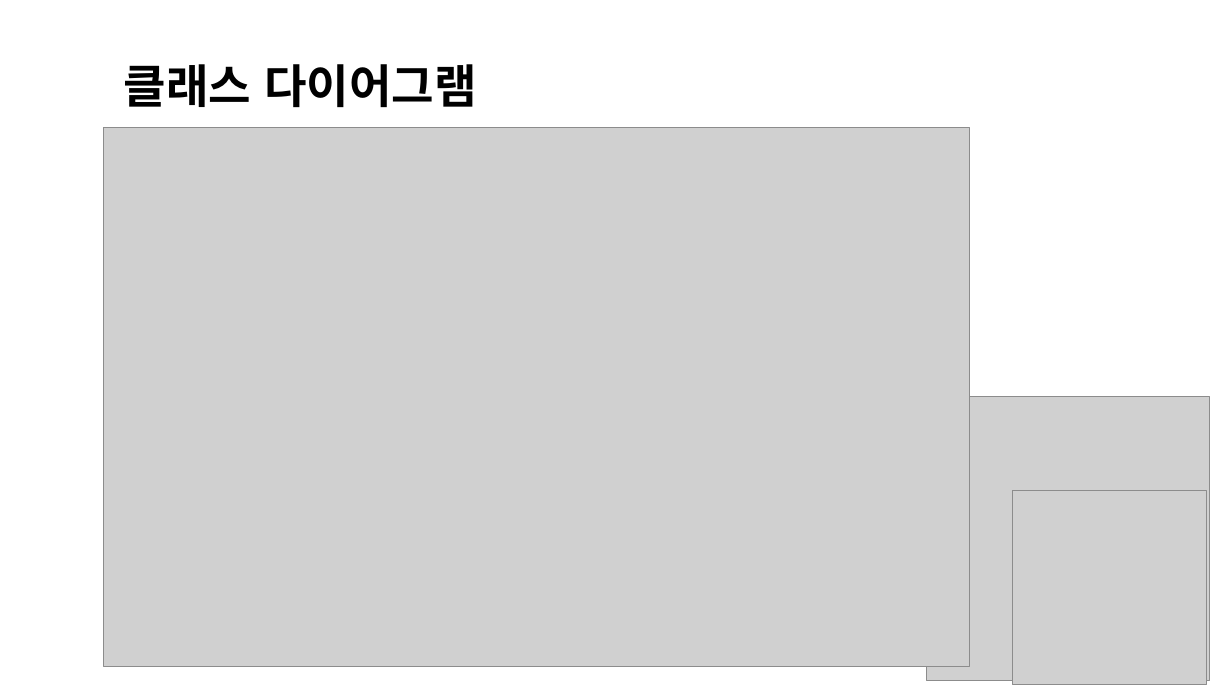
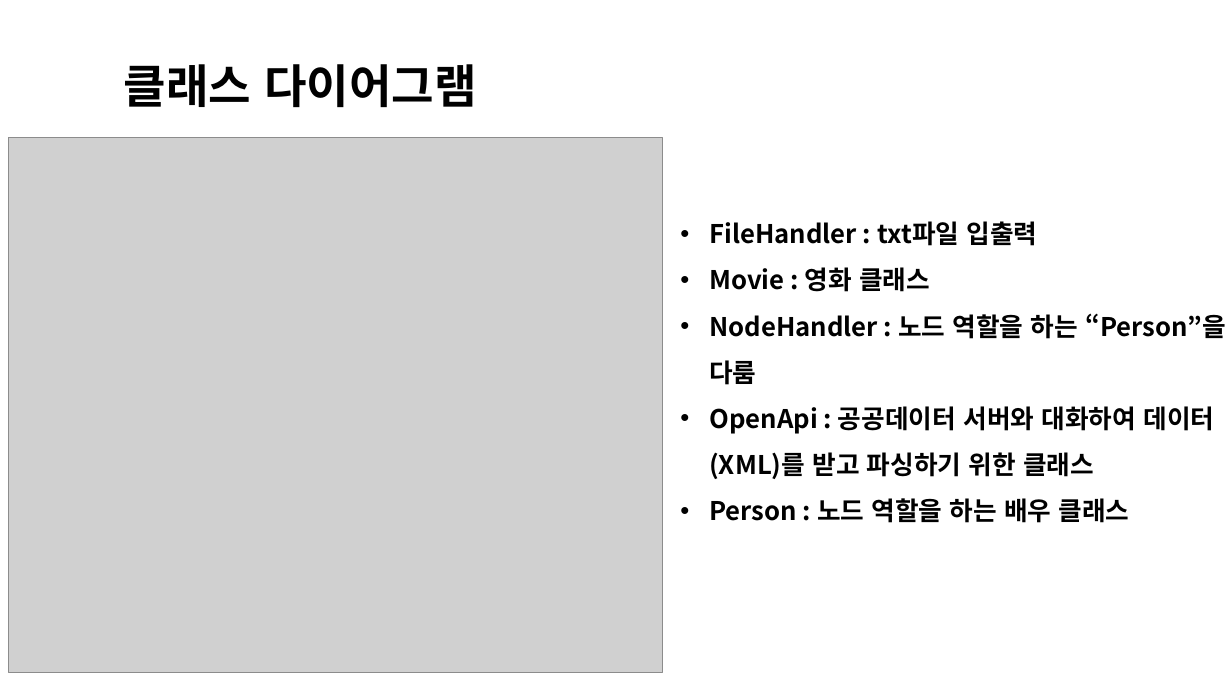
Before and after one commit to mydream757/Design-of-DataStructure, a slide deck: slide 4 of 3. Implementation.pptx. Drawn at 1232x693 pixels with LibreOffice and Linux fonts; fonts in the diff are those of the drawing; grey boxes stand for pictures; background and template pictures are left out. Boxes give left, top, right and bottom in pixels: in the first picture for what was removed or moved away, otherwise in the second. Text is boxed around its words. In the diff, an @@ line names an element or a change of style, - is before the commit and + after.

```diff
--- a/3. Implementation.pptx
+++ b/3. Implementation.pptx
@@ picture: place and size @@
-picture at (104,128,970,667)
+picture at (8,138,663,672)
@@ text added at (709,221,1226,523), 20 pt, text #000000, bold @@
+• FileHandler : txt파일 입출력
+• Movie : 영화 클래스
+• NodeHandler : 노드 역할을 하는 “Person”을 다룸
+• OpenApi : 공공데이터 서버와 대화하여 데이터(XML)를 받고 파싱하기 위한 클래스
+• Person : 노드 역할을 하는 배우 클래스
@@ picture removed at (927,396,1211,680) @@
@@ picture removed at (1013,491,1207,685) @@
```
Also in this commit, not shown: 3 other slides changed, 5 slides added, 3 slides removed.
